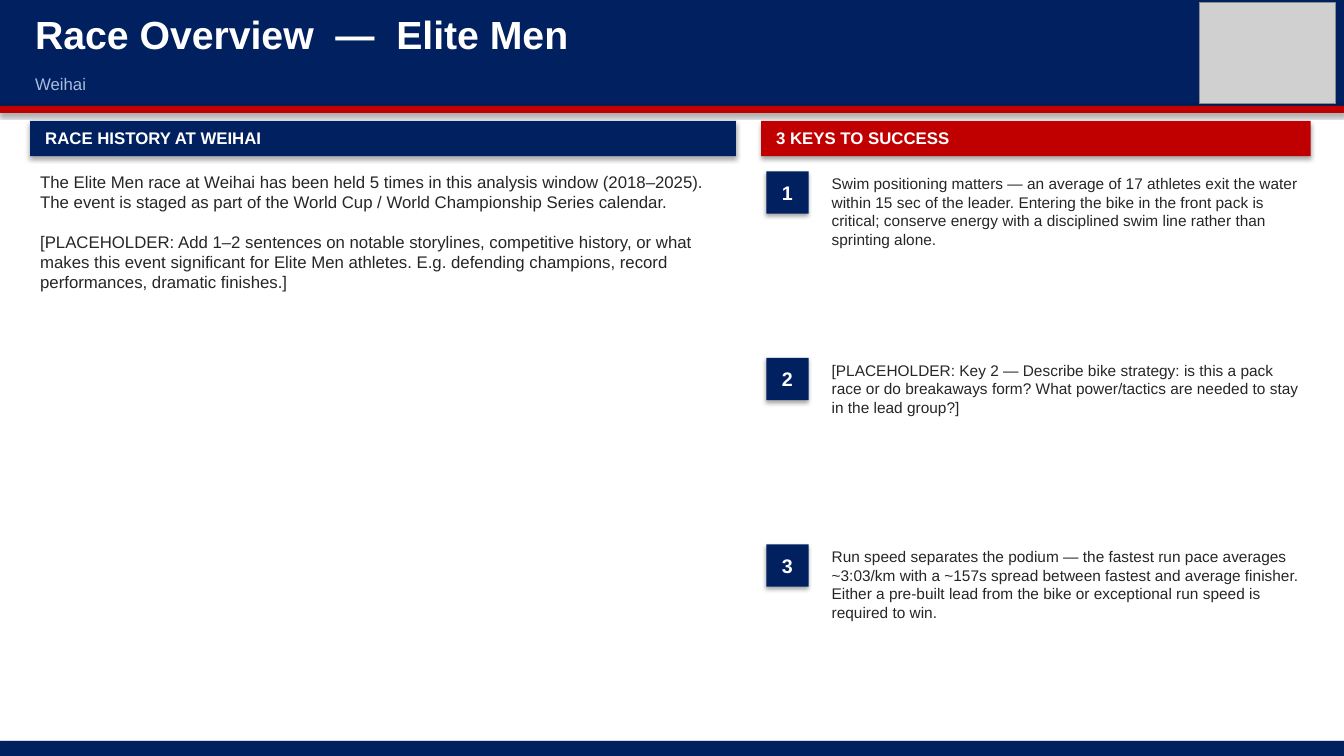
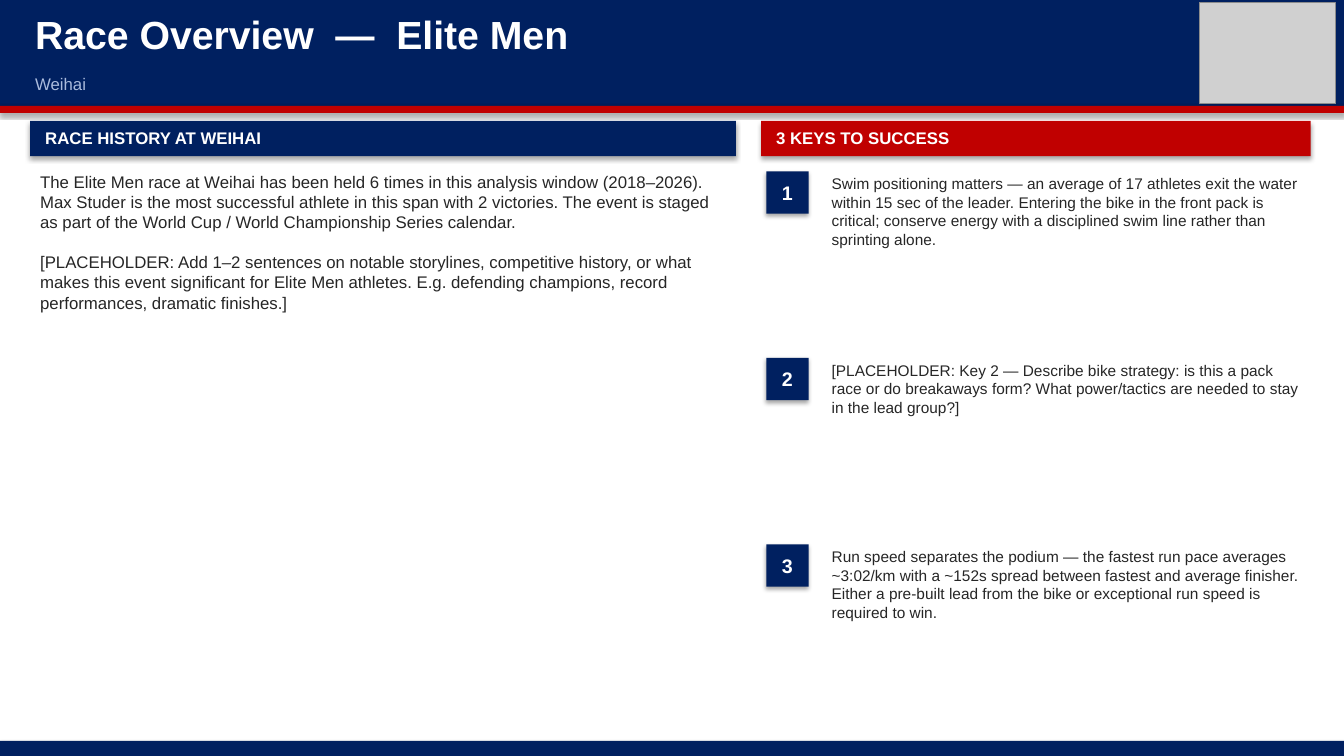
Before and after one commit to jhigh13/triathlon-db, a slide deck: slide 17 of ppt files/Weihai_vDRAFT.pptx. Drawn at 1344x756 pixels with LibreOffice and Linux fonts; fonts in the diff are those of the drawing; grey boxes stand for pictures. Boxes give left, top, right and bottom in pixels: in the first picture for what was removed or moved away, otherwise in the second. Text is boxed around its words. In the diff, an @@ line names an element or a change of style, - is before the commit and + after.

Commit message:
lap[top updates for weihai

```diff
--- a/ppt files/Weihai_vDRAFT.pptx
+++ b/ppt files/Weihai_vDRAFT.pptx
@@ text at (x1=40, y1=176, x2=709, y2=313): text changed @@
-The Elite Men race at Weihai has been held 5 times in this analysis window (2018–2025). The event is staged as part of the World Cup / World Championship Series calendar.
-[PLACEHOLDER: Add 1–2 sentences on notable storylines, competitive history, or what makes this event significant for Elite Men athletes. E.g. defending champions, record performances, dramatic finishes.]
+The Elite Men race at Weihai has been held 6 times in this analysis window (2018–2026). Max Studer is the most successful athlete in this span with 2 victories. The event is staged as part of the World Cup / World Championship Series calendar.
+[PLACEHOLDER: Add 1–2 sentences on notable storylines, competitive history, or what makes this event significant for Elite Men athletes. E.g. defending champions, record performances, dramatic finishes.]
@@ text at (x1=832, y1=551, x2=1298, y2=621): text changed @@
-Run speed separates the podium — the fastest run pace averages ~3:03/km with a ~157s spread between fastest and average finisher. Either a pre-built lead from the bike or exceptional run speed is required to win.
+Run speed separates the podium — the fastest run pace averages ~3:02/km with a ~152s spread between fastest and average finisher. Either a pre-built lead from the bike or exceptional run speed is required to win.
```
Also in this commit, not shown: 18 other slides changed, 3 other files.
